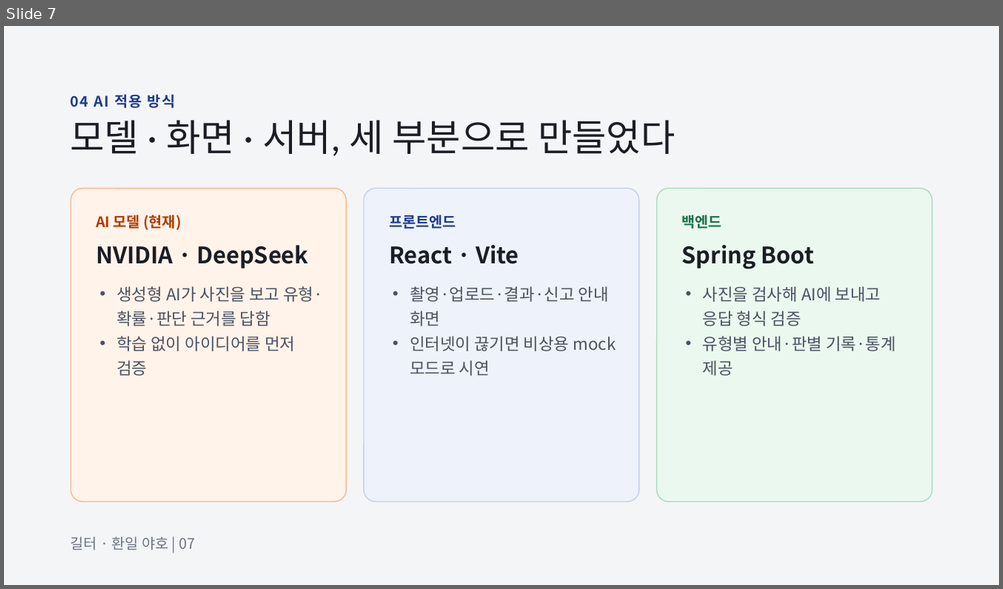
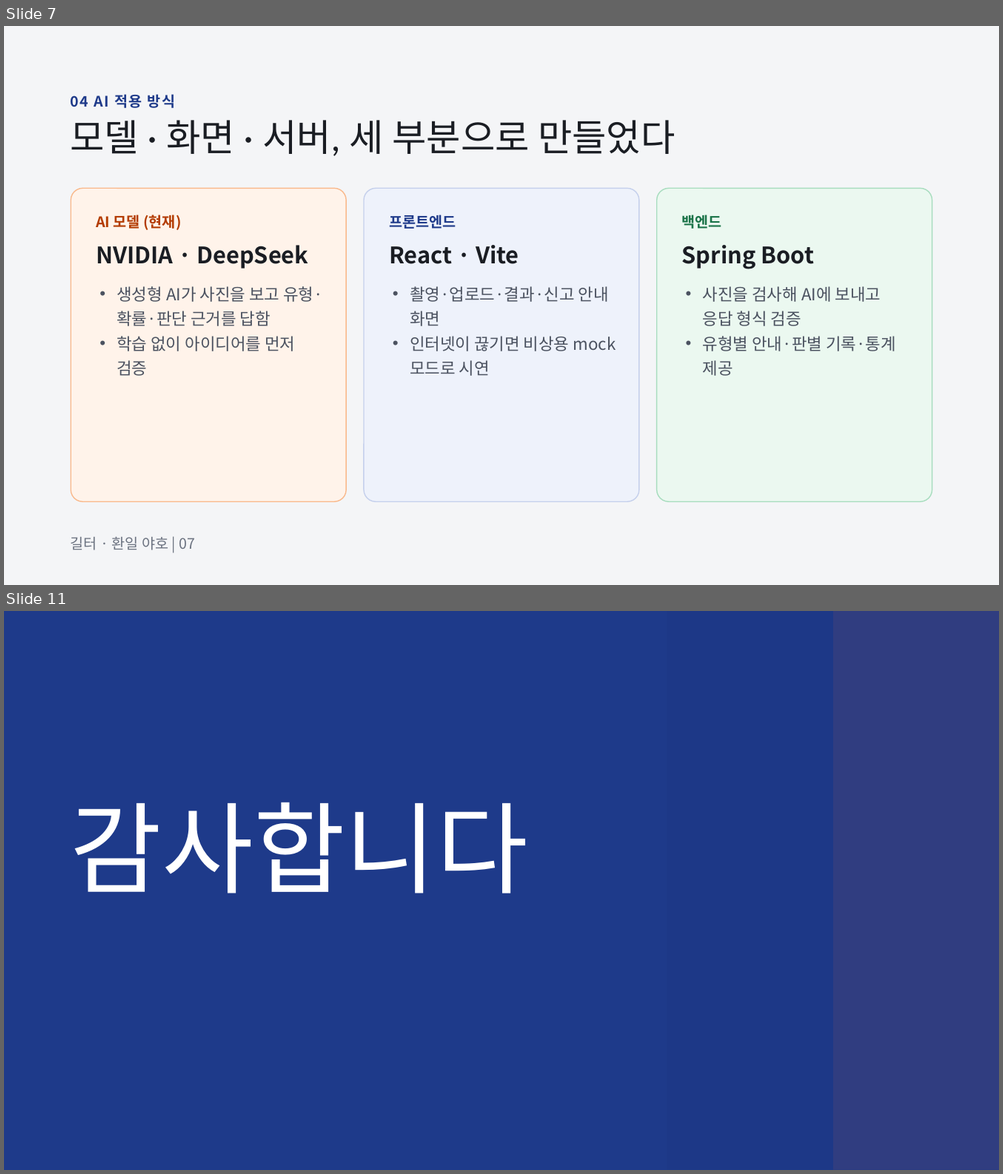
Before and after one commit to ljiomsh/illegal-car-detector, a slide deck: 발표자료/길터_발표자료_최종.pptx. Shown one above the other, each under a label of ours: slide 7 before the commit, slides 7 and 11 after it; the slides between them are not shown. The pictures are 1003x589 and 1003x1174 pixels, drawn with LibreOffice and Linux fonts; fonts in the diff are those of the drawing. Boxes give left, top, right and bottom in pixels: in the first picture for what was removed or moved away, otherwise in the second. Text is boxed around its words. In the diff, an @@ line names an element or a change of style, - is before the commit and + after.

```diff
--- a/발표자료/길터_발표자료_최종.pptx
+++ b/발표자료/길터_발표자료_최종.pptx
@@ slide 11 added at (x1=4, y1=611, x2=999, y2=1170), background #1E3A8A @@
@@ rectangle added at (x1=667, y1=611, x2=999, y2=1170), fill gradient #172E6E to #F76B15 @@
@@ text added at (x1=71, y1=802, x2=528, y2=894), 96 pt, text #FFFFFF @@
+감사합니다
```
Also in this commit, not shown: 4 slides changed, 2 slides removed, 1 other file.
